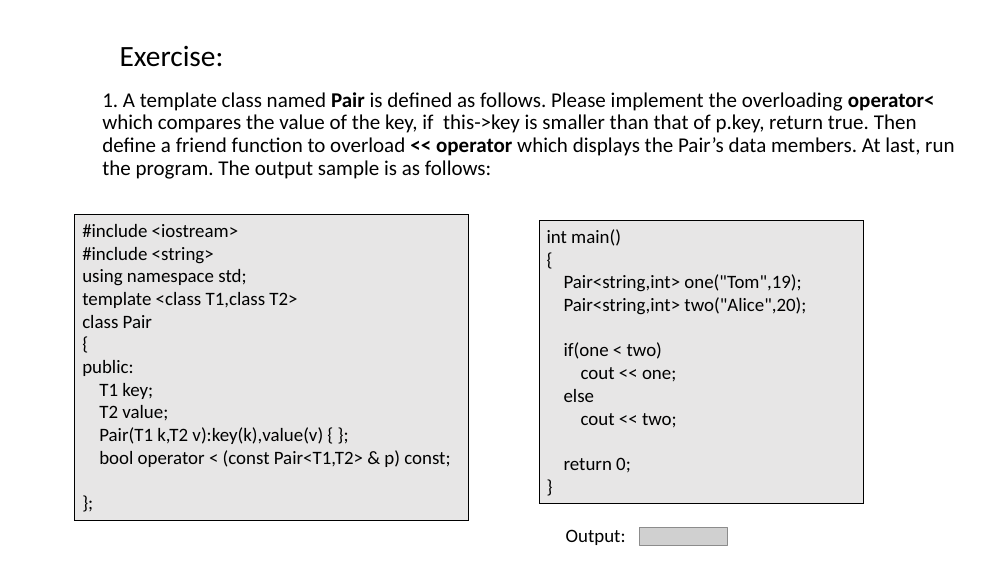
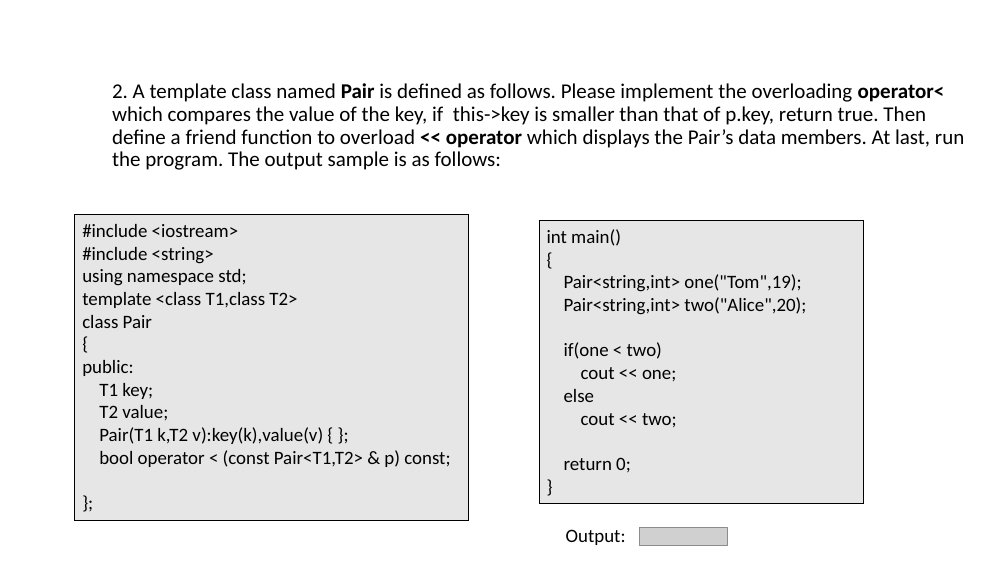
Before and after one commit to ShiqiYu/CPP, a slide deck: slide 21 of week13/Lab13.pptx (slide 22 before the commit). Drawn at 1008x567 pixels with LibreOffice and Linux fonts; fonts in the diff are those of the drawing; grey boxes stand for pictures; background and template pictures are left out. Boxes give left, top, right and bottom in pixels: in the first picture for what was removed or moved away, otherwise in the second. Text is boxed around its words. In the diff, an @@ line names an element or a change of style, - is before the commit and + after.

```diff
--- a/week13/Lab13.pptx
+++ b/week13/Lab13.pptx
@@ text removed at bbox=[120, 46, 224, 67] @@
-Exercise:
@@ text at bbox=[112, 83, 964, 170]: text changed @@
-1. A template class named Pair is defined as follows. Please implement the overloading operator< which compares the value of the key, if this->key is smaller than that of p.key, return true. Then define a friend function to overload << operator which displays the Pair’s data members. At last, run the program. The output sample is as follows:
+2. A template class named Pair is defined as follows. Please implement the overloading operator< which compares the value of the key, if this->key is smaller than that of p.key, return true. Then define a friend function to overload << operator which displays the Pair’s data members. At last, run the program. The output sample is as follows:
```
Also in this commit, not shown: 4 other slides changed, 1 slide added, 3 slides removed, 1 other file.
